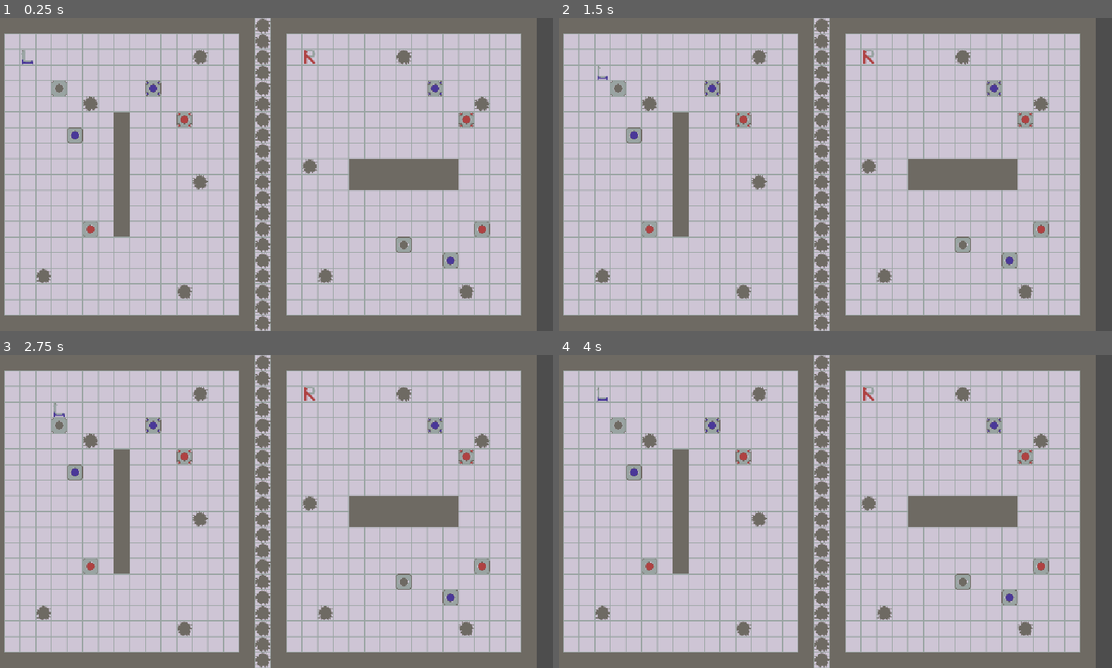
Above: before the commit, frames 1-4 (two rows, left to right).
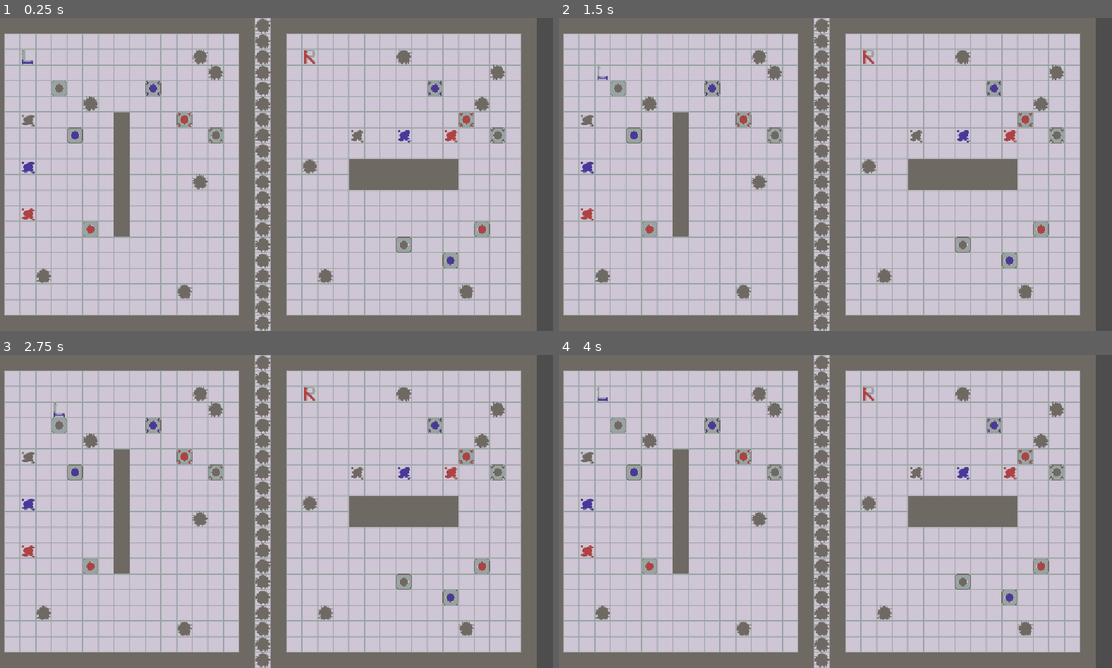
Above: after the commit, the same moments.

Repository: whitsettbe/kcol-f26-gamedevproj-cb
Game: Godot game, scene res://scenes/main.tscn
Two runs of this game, one before a commit and one after it. Both use one fixed random seed, a clock stepped at 60 frames per second and the inputs below.
Inputs:
- Up to frame 1 (0.25 s): no input
- Up to frame 2 (1.5 s): tap Enter at 0.5 s; hold D (L_right) 0.53-1.28 s; tap Space at 1.25 s; hold S (L_down) from 1.28 s (still down)
- Up to frame 3 (2.75 s): tap Enter at 2 s; release S (L_down) at 2.03 s; hold D (L_right) from 2.03 s (still down)
- Up to frame 4 (4 s): tap Space at 2.75 s; release D (L_right) at 2.78 s; hold W (L_up) 2.78-3.53 s; tap Enter at 3.5 s; hold A (L_left) from 3.53 s (still down)

The runs differ from the first frame. In frame 1, 0.8% of the frame differs, in the area x 3-92%, y 14-65%; in frame 2, 0.8%; in frame 3, 0.8%; in frame 4, 0.8%.

Commit message:
Paint added
(erased by blocks, changes player color)

Diff:
--- a/TornAsunder/scenes/main.tscn
+++ b/TornAsunder/scenes/main.tscn
@@ -14,7 +14,7 @@
 tile_set = ExtResource("2_tbgi4")
 
 [node name="FloorOverlays" type="TileMapLayer" parent="." unique_id=134461440]
-tile_map_data = PackedByteArray("AAAAAAAAAAAFAAMAAAAAAAEAAAA …(3008 unchanged characters)… DAAMAAAANAAIAAAADAAMAAAANAAoAAAADAAMAAAA=")
+tile_map_data = PackedByteArray("AAAAAAAAAAAFAAMAAAAAAAEAAAA …(3008 unchanged characters)… DAAMAAAANAAIAAAADAAMAAAANAAoAAAADAAMAAAAOAAMAAAADAAMAAAAgAAMAAAADAAMAAAACAAYAAAAGAAAAAAACAAkAAAAGAAEAAAACAAwAAAAGAAIAAAAXAAcAAAAGAAAAAAAaAAcAAAAGAAEAAAAdAAcAAAAGAAIAAAA=")
 tile_set = ExtResource("2_tbgi4")
 
 [node name="FalseOverlays" type="TileMapLayer" parent="." unique_id=434705776]
@@ -70,6 +70,18 @@
 blockType = 2
 blockColor = 2
 
+[node name="Entangled5" parent="." unique_id=1196781705 node_paths=PackedStringArray("partner") instance=ExtResource("1_ig7tw")]
+position = Vector2(464, 240)
+script = ExtResource("4_1bvp3")
+partner = NodePath("../Entangled6")
+blockType = 2
+
+[node name="Entangled6" parent="." unique_id=1815994205 node_paths=PackedStringArray("partner") instance=ExtResource("1_ig7tw")]
+position = Vector2(1040, 240)
+script = ExtResource("4_1bvp3")
+partner = NodePath("../Entangled5")
+blockType = 2
+
 [node name="Leo" parent="." unique_id=157698511 instance=ExtResource("1_ig7tw")]
 position = Vector2(80, 80)
 script = ExtResource("5_tbgi4")
--- a/TornAsunder/scripts/block.gd
+++ b/TornAsunder/scripts/block.gd
@@ -6,11 +6,16 @@
 const FADE_DURATION = 0.4 # seconds
 var dead = false
 
+# Indicate how to identify different tile types
 const TILE_IDS = {
 	"hole" : Vector2i(3,3),
 	"floor": Vector2i(-1,-1), # empty overlay
 	"wall": Vector2i(5,3)
 }
+func is_paint(t:Vector2i) -> bool:
+	return t.x == 6 and 0 <= t.y and t.y <= 2
+func get_paint_color(t:Vector2i) -> BlockColor:
+	return t.y
 
 # Make an enum dropdown for block type
 #  (level listens to this and attaches scripts automatically)
@@ -88,6 +93,15 @@
 		dead = true
 
 
+# Replace the current tile with just floor
+# if it is paint, leaving this block unaffected.
+func check_for_paint():
+	if is_paint(get_tile()):
+		# Replace the floor tile, delaying a visual change
+		#  until the push is over
+		set_tile(TILE_IDS["floor"], PUSH_DURATION)
+
+
 # Get the current floor map identifier
 func get_tile() -> Vector2i:
 	var grid_pos = (position / TILE_SIZE) - Vector2.ONE / 2
--- a/TornAsunder/scripts/level_block_manager.gd
+++ b/TornAsunder/scripts/level_block_manager.gd
@@ -48,17 +48,22 @@
 
 	for node in get_children():
 		if node is Block:
-			var blockType = node.blockType
-			var blockColor = node.blockColor
-			if node.get_script() != scripts[blockType]:
-				node.set_script(scripts[blockType])
-				node.blockType = blockType # prevent reset on script reload
+			align_block_design(node)
 
-			node.get_node("SpriteTile").set_cell(
-				Vector2i(0,0), 0,
-				tiles[blockType]
-				+ Vector2i(0, blockColor)
-					# change row based on color
-				+ Vector2i(node.side if node is Player else 0, 0)
-					# change column for Roy (default player is Leo)
-			)
+# Ensure Block properties align with its type
+func align_block_design(node : Block):
+
+	var blockType = node.blockType
+	var blockColor = node.blockColor
+	if node.get_script() != scripts[blockType]:
+		node.set_script(scripts[blockType])
+		node.blockType = blockType # prevent reset on script reload
+
+	node.get_node("SpriteTile").set_cell(
+		Vector2i(0,0), 0,
+		tiles[blockType]
+		+ Vector2i(0, blockColor)
+			# change row based on color
+		+ Vector2i(node.side if node is Player else 0, 0)
+			# change column for Roy (default player is Leo)
+	)
--- a/TornAsunder/scripts/player.gd
+++ b/TornAsunder/scripts/player.gd
@@ -30,12 +30,36 @@
 	if false in successors.values():
 		return false
 
-	# Otherwise, move this block and the successors,
-	# then trigger hole-filling after the moves are done
+	# Otherwise, move this block and the successors
 	move_single(dir_vect)
 	for successor in successors:
 		successor.move_single(dir_vect)
+
+	# Check for holes in need of filling
 	fill_hole()
 	for successor in successors:
 		successor.fill_hole()
+
+	# Check for paint in need of wiping
+	# (or player-recoloring)
+	check_for_paint()
+	for successor in successors:
+		successor.check_for_paint()
 	return true
+
+
+# If *player* stands on paint,
+#  don't destroy the paint,
+#  rather taking on the paint's color
+#
+# Assumption: parent scene has a script defining
+#  align_block_design(Block) which will
+#  update our sprite to match the new color
+func check_for_paint():
+	if is_paint(get_tile()):
+
+		# Inherit the paint color
+		self.blockColor = get_paint_color(get_tile())
+
+		# Request a sprite update from the parent scene
+		get_parent().align_block_design(self)
